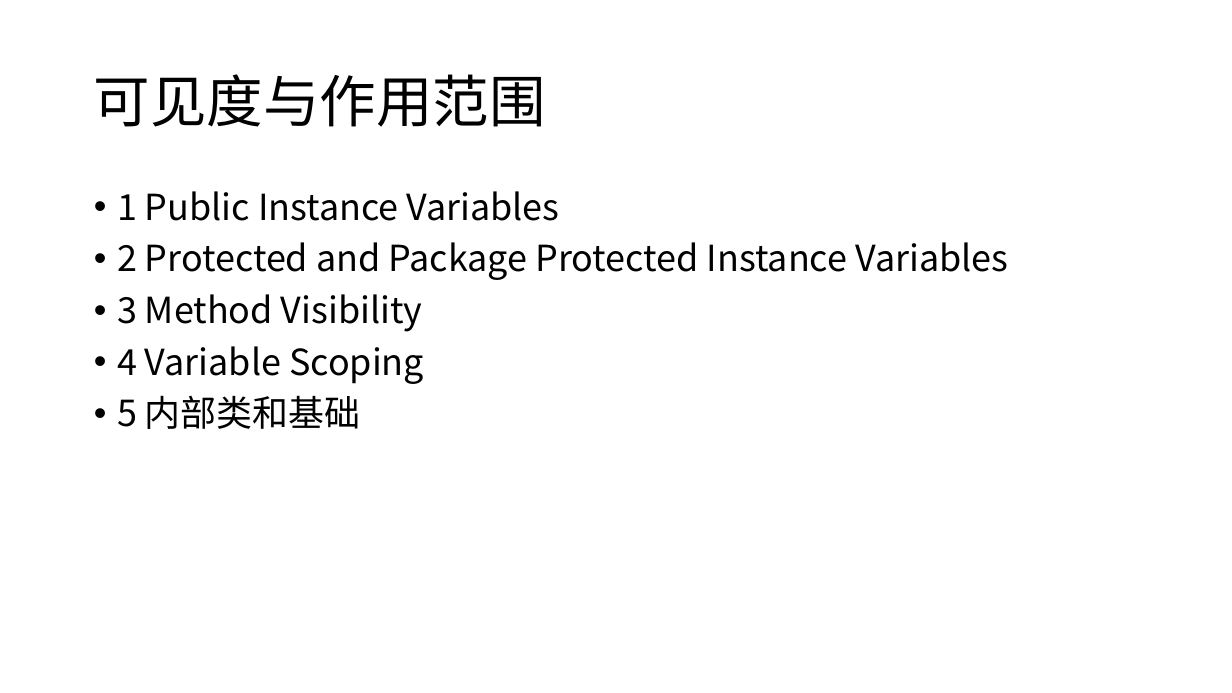
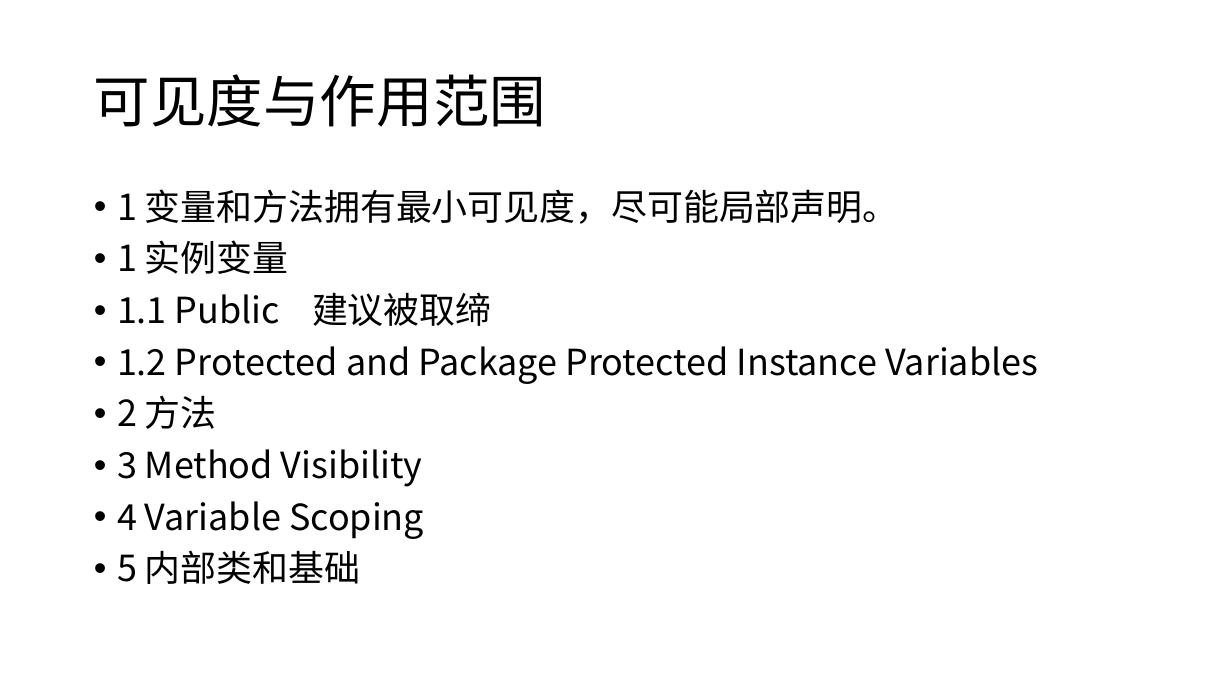
Before and after one commit to xiaozhiliaoo/my-slides, a slide deck: slide 26 of J2EE设计和编码指南.pptx (slide 19 before the commit). Drawn at 1232x693 pixels with LibreOffice and Linux fonts; fonts in the diff are those of the drawing. Boxes give left, top, right and bottom in pixels: in the first picture for what was removed or moved away, otherwise in the second. Text is boxed around its words. In the diff, an @@ line names an element or a change of style, - is before the commit and + after.

```diff
--- a/J2EE设计和编码指南.pptx
+++ b/J2EE设计和编码指南.pptx
@@ text at (117,189,1038,429): text changed @@
-• 1 Public Instance Variables
-• 2 Protected and Package Protected Instance Variables
+• 1 变量和方法拥有最小可见度，尽可能局部声明。
+• 1 实例变量
+• 1.1 Public 建议被取缔
+• 1.2 Protected and Package Protected Instance Variables
+• 2 方法
```
Also in this commit, not shown: 15 other slides changed, 11 slides added, 1 slide removed, 1 other file.
